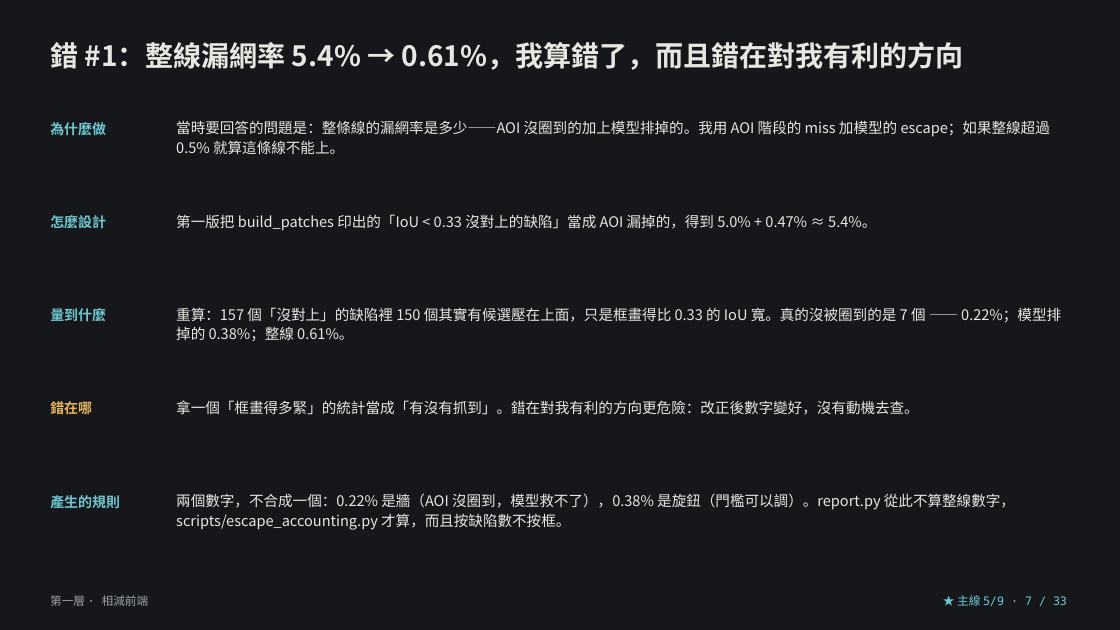
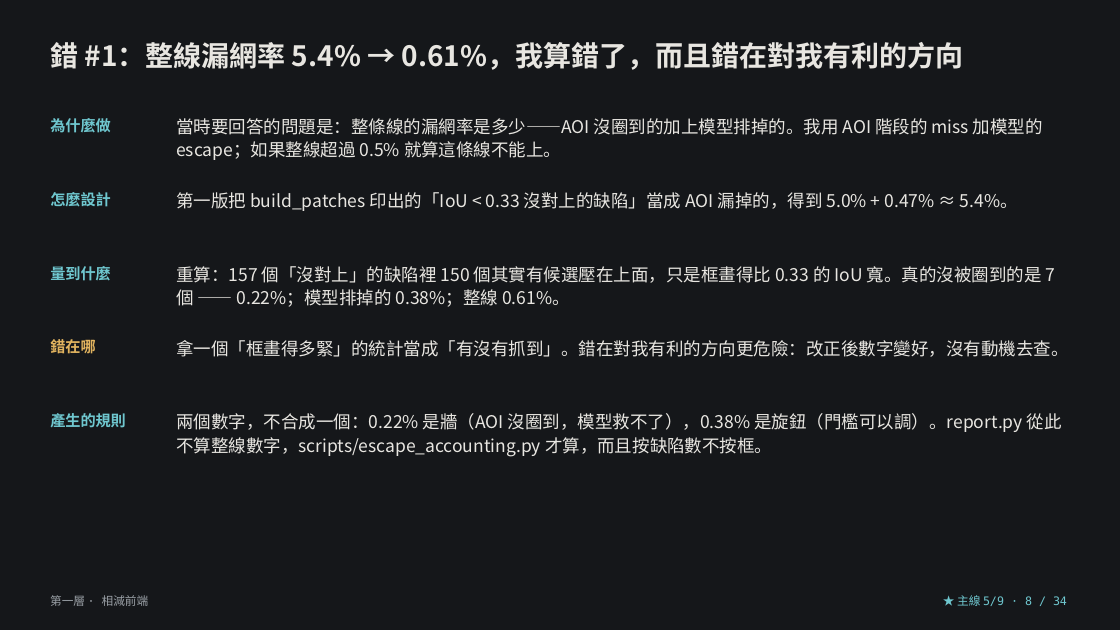
Before and after one commit to lin891020/aoi-agent, a slide deck: slide 8 of docs/deck/aoi-agent-journey.zh-TW.pptx (slide 7 before the commit). Drawn at 1120x630 pixels with LibreOffice and Linux fonts; fonts in the diff are those of the drawing. Boxes give left, top, right and bottom in pixels: in the first picture for what was removed or moved away, otherwise in the second. Text is boxed around its words. In the diff, an @@ line names an element or a change of style, - is before the commit and + after.

```diff
--- a/docs/deck/aoi-agent-journey.zh-TW.pptx
+++ b/docs/deck/aoi-agent-journey.zh-TW.pptx
@@ text "怎麼設計": place and size @@
-text "怎麼設計" at box(50, 215, 106, 228)
+text "怎麼設計" at box(50, 192, 111, 207)
@@ text "第一版把 build_patches 印出的「IoU < 0.33 ...": place and size @@
-text "第一版把 build_patches 印出的「IoU < 0.33 ..." at box(176, 214, 876, 231)
+text "第一版把 build_patches 印出的「IoU < 0.33 ..." at box(176, 192, 1018, 211)
@@ text "量到什麼": place and size @@
-text "量到什麼" at box(50, 308, 106, 321)
+text "量到什麼" at box(50, 266, 111, 281)
@@ text "重算：157 個「沒對上」的缺陷裡 150 個其實有候選壓在上面，只是框畫得比 0.33 ...": place and size @@
-text "重算：157 個「沒對上」的缺陷裡 150 個其實有候選壓在上面，只是框畫得比 0.33 ..." at box(176, 307, 1061, 341)
+text "重算：157 個「沒對上」的缺陷裡 150 個其實有候選壓在上面，只是框畫得比 0.33 ..." at box(176, 266, 1056, 307)
@@ size 12 to 13 pt in 5 elements at box(50, 118, 111, 133), box(50, 192, 111, 207), box(50, 266, 111, 281), box(50, 413, 126, 428), box(50, 337, 95, 357) @@
@@ text "錯在哪": place and size @@
-text "錯在哪" at box(50, 401, 92, 414)
+text "錯在哪" at box(50, 337, 95, 357)
@@ text "拿一個「框畫得多緊」的統計當成「有沒有抓到」。錯在對我有利的方向更危險：改正後數字變好，沒有動機去查。": place and size @@
-text "拿一個「框畫得多緊」的統計當成「有沒有抓到」。錯在對我有利的方向更危險：改正後數字變好，沒有動機去查。" at box(176, 400, 919, 415)
+text "拿一個「框畫得多緊」的統計當成「有沒有抓到」。錯在對我有利的方向更危險：改正後數字變好，沒有動機去查。" at box(176, 340, 1068, 357)
@@ text "產生的規則": place and size @@
-text "產生的規則" at box(50, 495, 120, 508)
+text "產生的規則" at box(50, 413, 126, 428)
@@ size 12.5 to 15 pt; line spacing 1.1 to 1.12 in 5 elements at box(176, 118, 1043, 160), box(176, 192, 1018, 211), box(176, 266, 1056, 307), box(176, 340, 1068, 357), box(176, 413, 1062, 457) @@
@@ text "兩個數字，不合成一個：0.22% 是牆（AOI 沒圈到，模型救不了），0.38% 是旋鈕（門檻可以調）。report.p ...": place and size @@
-text "兩個數字，不合成一個：0.22% 是牆（AOI 沒圈到，模型救不了），0.38% 是旋鈕（門檻可以調）。report.p ..." at box(176, 493, 1015, 530)
+text "兩個數字，不合成一個：0.22% 是牆（AOI 沒圈到，模型救不了），0.38% 是旋鈕（門檻可以調）。report.p ..." at box(176, 413, 1062, 457)
@@ text at box(957, 595, 1067, 606): text changed @@
-★ 主線 5/9 · 7 / 33
+★ 主線 5/9 · 8 / 34
```
Also in this commit, not shown: 31 other slides changed, 2 slides added, 1 slide removed, 8 other files.
